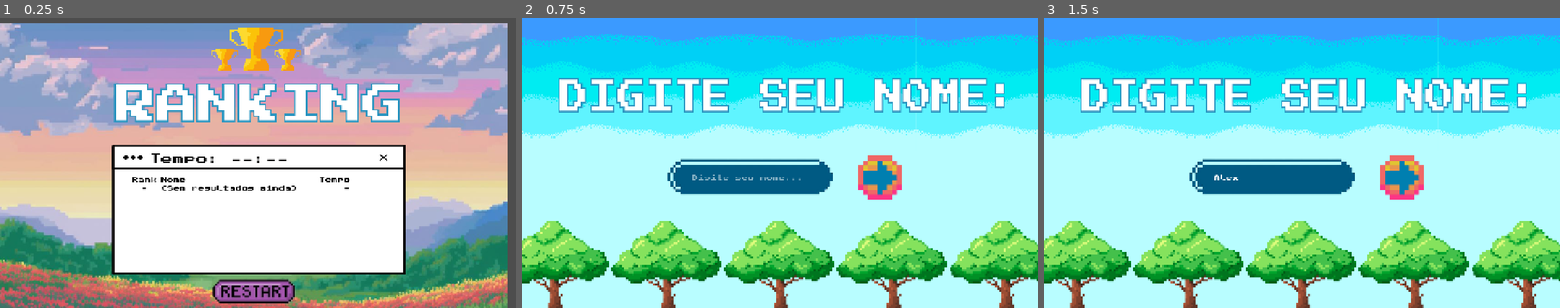
Above: before the commit, frames 1-3 (left to right).
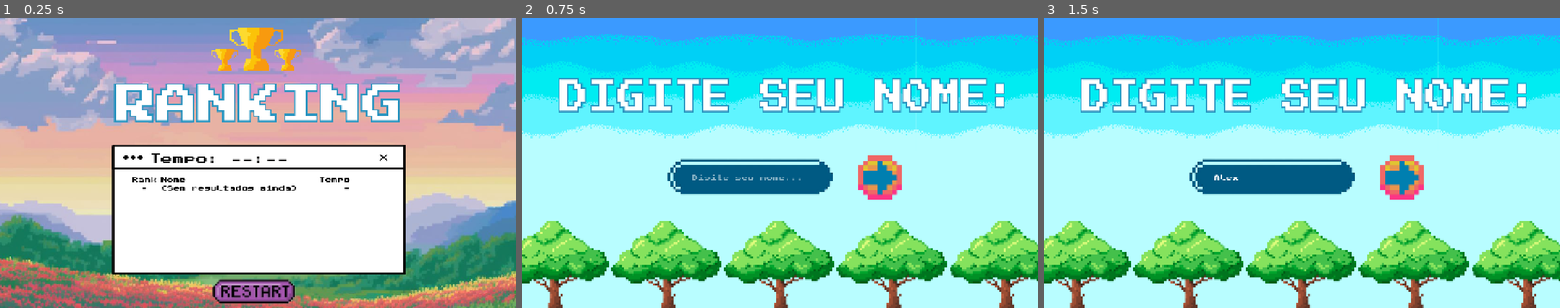
Above: after the commit, the same moments.

Repository: yaraalmeidaz/memory-game
Game: Godot game, scene res://scenes/ranking/Leaderboard.tscn
The game is run twice, just before and just after one commit, with the same random seed, the same clock (stepped at 60 frames per second) and the same inputs. This scene is started directly instead of the project's main scene.
Inputs (mouse positions are in pixels of both pictures, inside the frame that each line leads up to):
- Up to frame 1 (0.25 s): no input
- Up to frame 2 (0.75 s): click (774, 290) at 0.5 s
- Up to frame 3 (1.5 s): click (1276, 177) at 1.27 s; type "Alex" at 1.35 s

The runs differ from the first frame. In frame 1, 21% of the frame differs, in the area x 0-100%, y 0-100%; in frame 2, nothing differs; in frame 3, nothing differs.

Commit message:
Primeira versão do jogo Godot Web

Diff:
--- a/memory-game/scenes/ranking/Leaderboard.tscn
+++ b/memory-game/scenes/ranking/Leaderboard.tscn
@@ -32,38 +32,38 @@
 offset_top = 408.0
 offset_right = 999.0
 offset_bottom = 642.0
-columns = 3
 theme_override_constants/h_separation = 8
 theme_override_constants/v_separation = 6
+columns = 3
 script = ExtResource("2")
 enabled = true
 position_px = Vector2(339, 408)
 
-[node name="ListBg" type="Sprite2D" parent="VBox"]
-position = Vector2(669.00006, 495.0)
-scale = Vector2(0.9793548, 0.7925531)
-z_index = -1
-texture = ExtResource("3_0ej6v")
-
 [node name="HeaderRank" type="Label" parent="VBox/List"]
+custom_minimum_size = Vector2(70, 0)
 layout_mode = 2
 theme_override_colors/font_color = Color(0, 0, 0, 1)
-custom_minimum_size = Vector2(70, 0)
 text = "Rank"
 horizontal_alignment = 1
 
 [node name="HeaderName" type="Label" parent="VBox/List"]
+custom_minimum_size = Vector2(360, 0)
 layout_mode = 2
 theme_override_colors/font_color = Color(0, 0, 0, 1)
-custom_minimum_size = Vector2(360, 0)
 text = "Nome"
 
 [node name="HeaderTime" type="Label" parent="VBox/List"]
+custom_minimum_size = Vector2(120, 0)
 layout_mode = 2
 theme_override_colors/font_color = Color(0, 0, 0, 1)
-custom_minimum_size = Vector2(120, 0)
 text = "Tempo"
 horizontal_alignment = 2
+
+[node name="ListBg" type="Sprite2D" parent="VBox"]
+z_index = -1
+position = Vector2(669.00006, 495)
+scale = Vector2(0.9793548, 0.7925531)
+texture = ExtResource("3_0ej6v")
 
 [node name="YourTime" type="Label" parent="VBox"]
 custom_minimum_size = Vector2(52, 0)
@@ -108,8 +108,8 @@
 [node name="ParallaxLayer" type="ParallaxLayer" parent="ParallaxBackground"]
 
 [node name="Sprite2D" type="Sprite2D" parent="ParallaxBackground/ParallaxLayer"]
-position = Vector2(643, 395)
-scale = Vector2(0.6947917, 0.7074074)
+position = Vector2(669.5, 385)
+scale = Vector2(0.7057291, 0.7185185)
 texture = ExtResource("4_xhfdc")
 
 [node name="Sprite2D2" type="Sprite2D" parent="ParallaxBackground/ParallaxLayer"]
Not shown, changed: memory-game/export_presets.cfg
Binary file added: memory-game/index.apple-touch-icon.png
Binary file added: memory-game/index.icon.png
Binary file added: memory-game/index.png
Not shown, added: memory-game/index.audio.position.worklet.js
Not shown, added: memory-game/index.audio.worklet.js
Not shown, added: memory-game/index.html
Not shown, added: memory-game/index.js
Not shown, added: memory-game/index.pck
Not shown, added: memory-game/index.side.wasm
Not shown, added: memory-game/index.wasm
